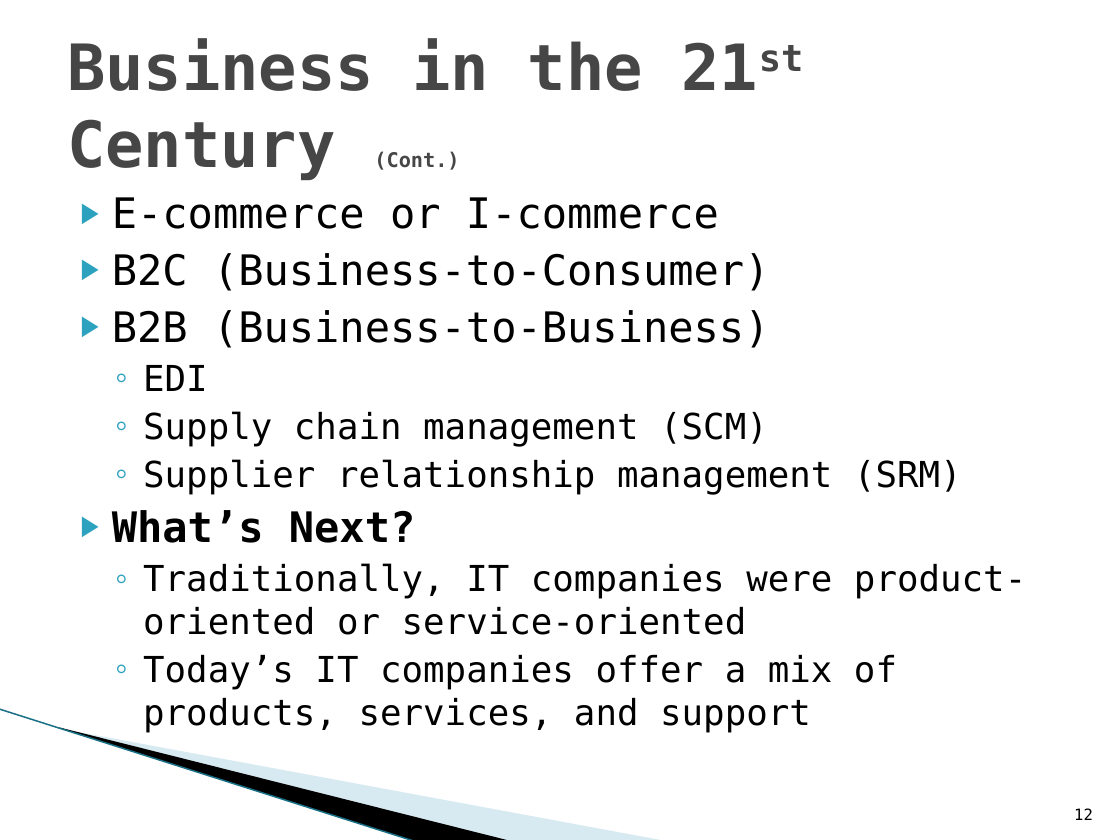
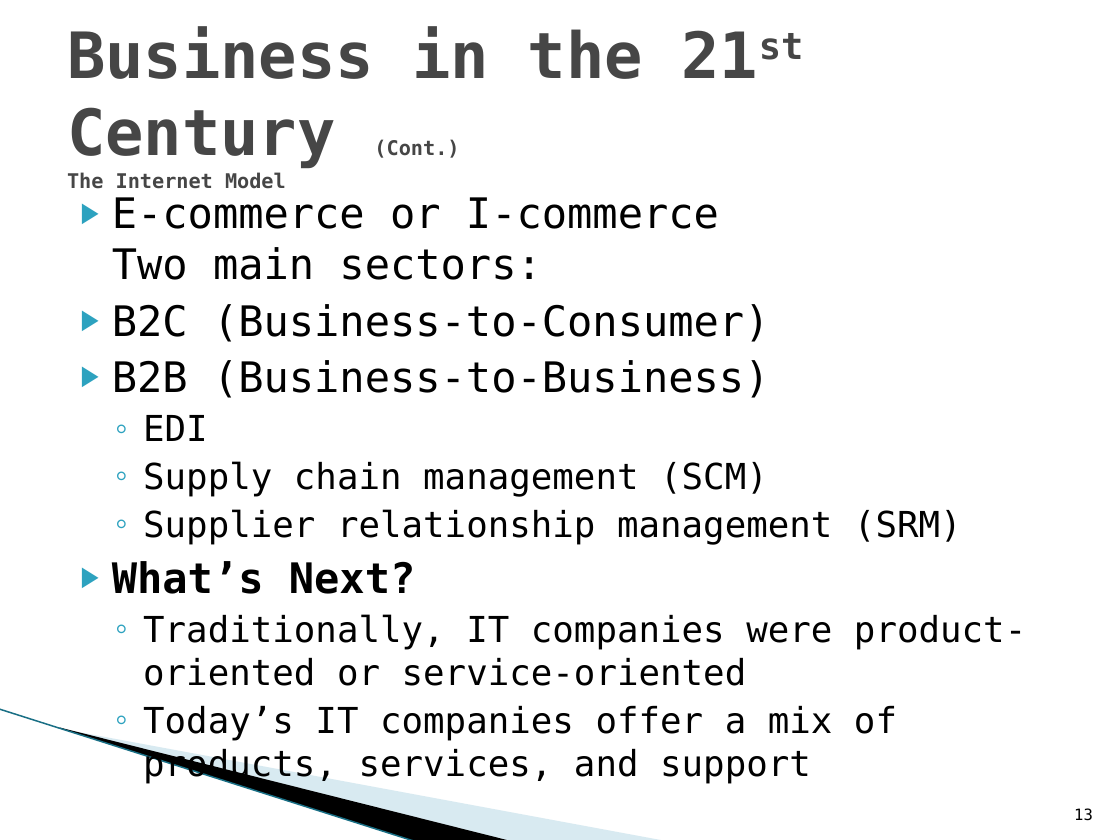
Before and after one commit to HarrisonSuffka/ITSE-1450, a slide deck: slide 13 of Power Points/Chapter 1.pptx (slide 12 before the commit). Drawn at 1120x840 pixels with LibreOffice and Linux fonts; fonts in the diff are those of the drawing; background and template pictures are left out. Boxes give left, top, right and bottom in pixels: in the first picture for what was removed or moved away, otherwise in the second. Text is boxed around its words. In the diff, an @@ line names an element or a change of style, - is before the commit and + after.

```diff
--- a/Power Points/Chapter 1.pptx
+++ b/Power Points/Chapter 1.pptx
@@ title at (67, 27, 643, 189): text changed @@
-Business in the 21st Century (Cont.)
+Business in the 21st Century (Cont.)
+The Internet Model
@@ text at (112, 197, 719, 280): text changed @@
-▶ E-commerce or I-commerce
+▶ E-commerce or I-commerce
+  Two main sectors:
@@ page number at (1074, 808, 1093, 821): text changed @@
-12
+13
```
Also in this commit, not shown: 3 other slides changed, 1 slide added, 5 other files.
